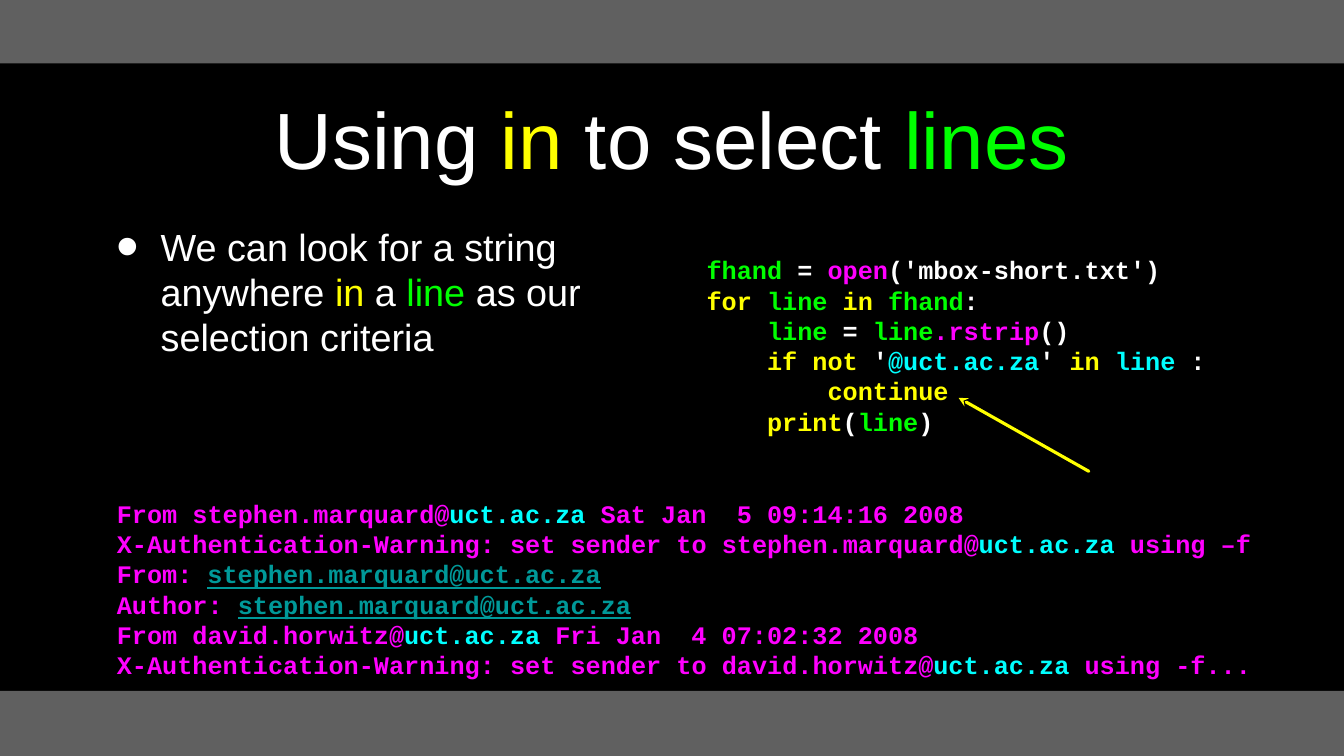
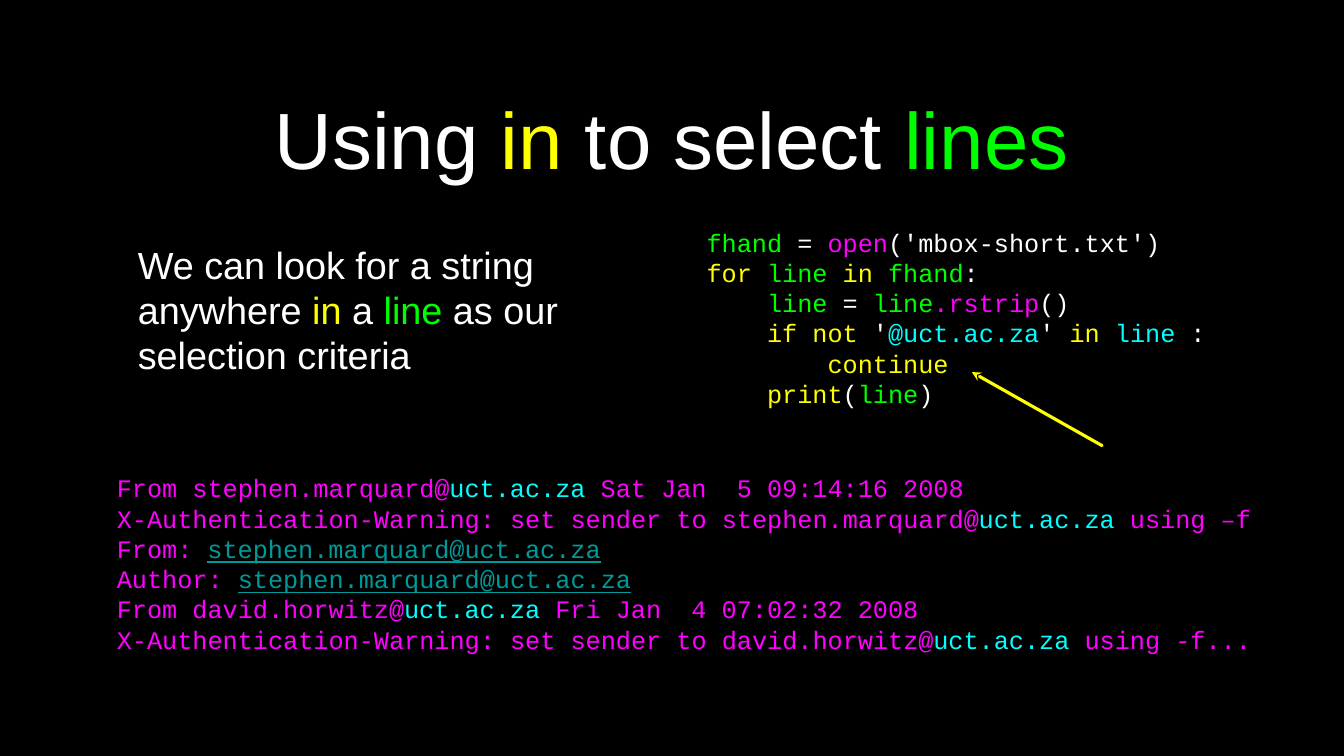
Before and after one commit to csev/py4e, a slide deck: slide 19 of lectures3/Pythonlearn-07-Files.pptx. Drawn at 1344x756 pixels with LibreOffice and Linux fonts; fonts in the diff are those of the drawing. Boxes give left, top, right and bottom in pixels: in the first picture for what was removed or moved away, otherwise in the second. Text is boxed around its words. In the diff, an @@ line names an element or a change of style, - is before the commit and + after.

```diff
--- a/lectures3/Pythonlearn-07-Files.pptx
+++ b/lectures3/Pythonlearn-07-Files.pptx
@@ rectangle removed at <box>0,0,1344,63</box> @@
@@ text "fhand = open('mbox-short.txt')" at <box>707,233,1176,409</box>: bold off @@
@@ text "We can look for a ...": place and size @@
-text "We can look for a ..." at <box>161,233,581,352</box>
+text "We can look for a ..." at <box>138,251,558,370</box>
@@ text "We can look for a ..." at <box>138,251,558,370</box>: bullet • to none @@
@@ arrow moved from (958, 398) - (1089, 471) to (972, 372) - (1102, 445) @@
@@ text "From stephen.marquard@uct.ac.za Sat Jan 5 ...": place and size @@
-text "From stephen.marquard@uct.ac.za Sat Jan 5 ..." at <box>117,504,1251,680</box>
+text "From stephen.marquard@uct.ac.za Sat Jan 5 ..." at <box>117,479,1251,655</box>
@@ text "From stephen.marquard@uct.ac.za Sat Jan 5 ..." at <box>117,479,1251,655</box>: bold off @@
@@ rectangle at <box>0,691,1344,756</box>: fill #606060 to #000000 @@
```
Also in this commit, not shown: 22 other slides changed, 2 other files.
